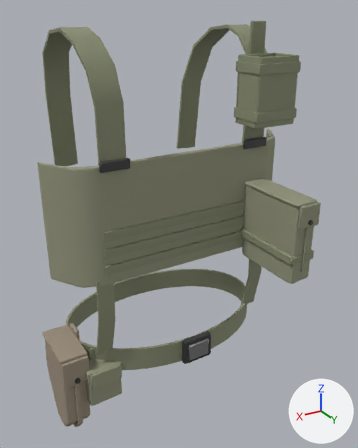
The glTF model assets/models/kit/rig.glb, before and after one commit.
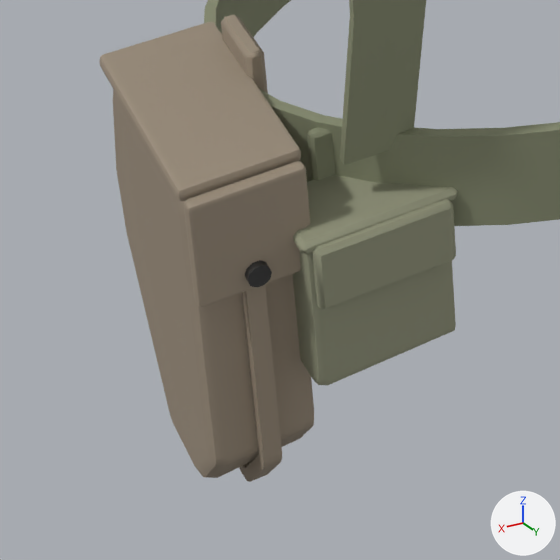
Each version appears first whole from a camera (50 mm lens) standing at (0.425, 0.781, 0.155) and looking at (-0.006, 0.062, -0.205), and next in a close-up on the part from 6% to 41% of the width and 71% to 99% of the height. Arrows for +X, +Y and +Z are at lower right; the lights stay in place. The last two pictures show the newer version. Vertices at exactly the same position are counted once.

The first close-up shows 'harness', 'holster', 'holster_flap_closed', 'pocket', 'pocket_flap_closed'.
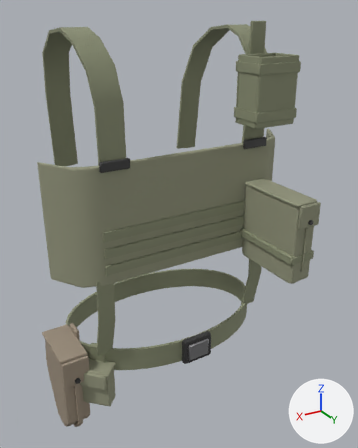
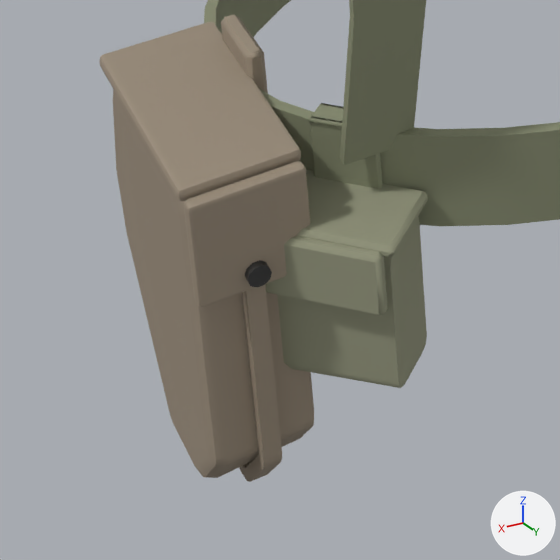
Commit message: Hip pockets turned to the belt's tangent

The change in detail:
me_pocket is used by ob_pocket; location (0.17, 0.08, -0.45).
me_pocket had 84 vertices, 160 faces and spanned x -0.032..0.032, y -0.021..0.017, z -0.062..0.04.
me_pocket now has 120 vertices, 240 faces and spans x -0.032..0.032, y -0.025..0.017, z -0.062..0.0465.
me_pocket part 1: 24 vertices moved from x -0.015..0.015, y -0.021..-0.015, z -0.02..0.04 to x -0.015..0.015, y -0.016..-0.013, z 0.006..0.0465; 36 vertices added at x -0.015..0.015, y -0.025..-0.013, z -0.0065..0.0465.
Object 'pocket' (ob_pocket) moves from (0.17, 0.08, -0.45) to (0.1834, 0.0812, -0.45).
Object 'pocket' (ob_pocket) turns from (0, 0, 0) to (0, 0, -46) degrees about x, y and z.
Object 'pocket_flap_closed' (ob_pocket_flap_closed) moves from (0.17, 0.08, -0.45) to (0.1834, 0.0812, -0.45).
Object 'pocket_flap_closed' (ob_pocket_flap_closed) turns from (0, 0, 0) to (0, 0, -46) degrees about x, y and z.

Where the change shows, as pixel boxes [x1, y1, x2, y2] in the close-ups (560 x 560 px):
'pocket', reshaped, moved, turned: before [293, 127, 456, 385]; after [277, 103, 427, 388]
'pocket_flap_closed', moved, turned: before [293, 175, 458, 309]; after [265, 170, 428, 315]
part 1 of me_pocket, built on (mostly hidden before): before [307, 127, 331, 139]; after [309, 103, 343, 130]
